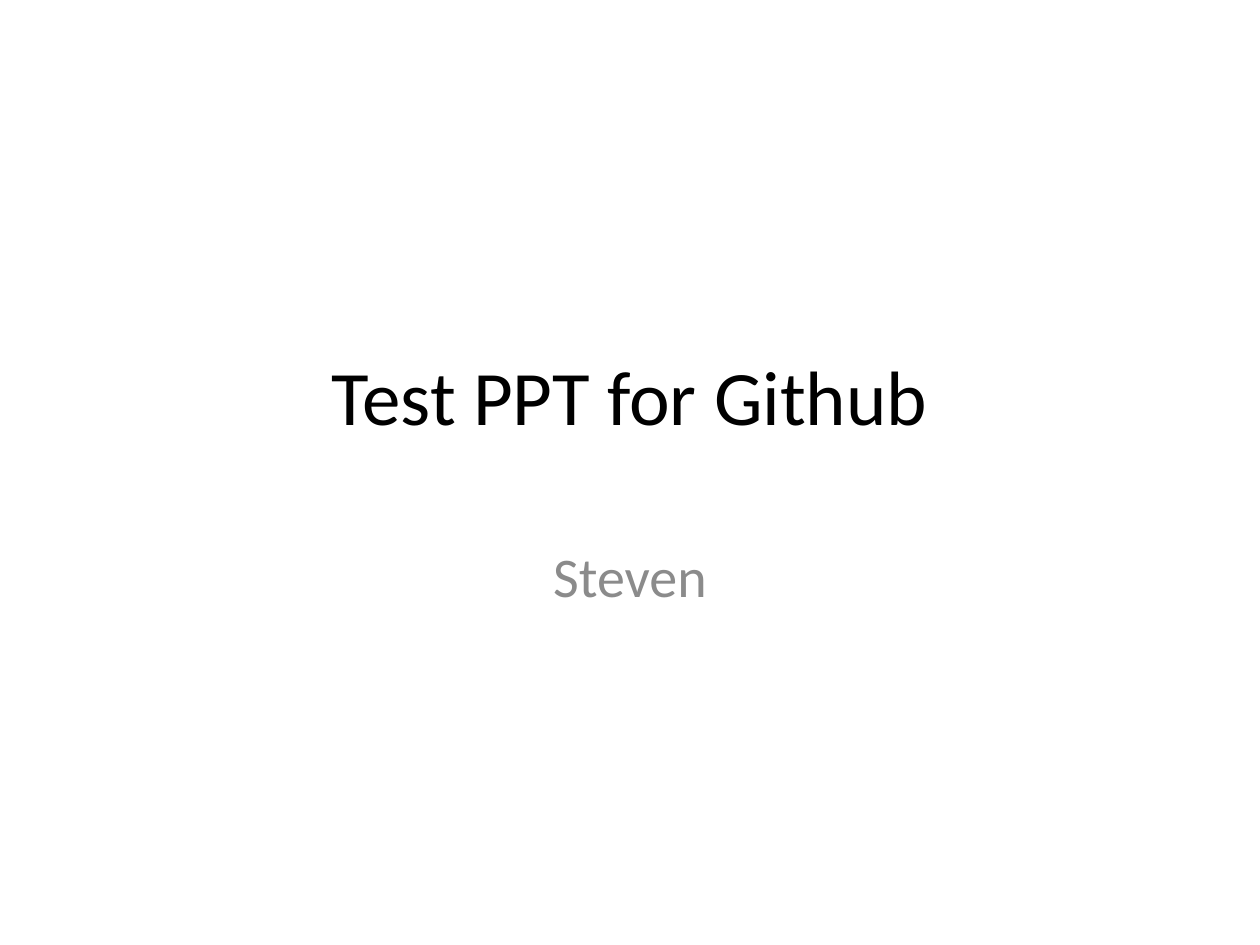
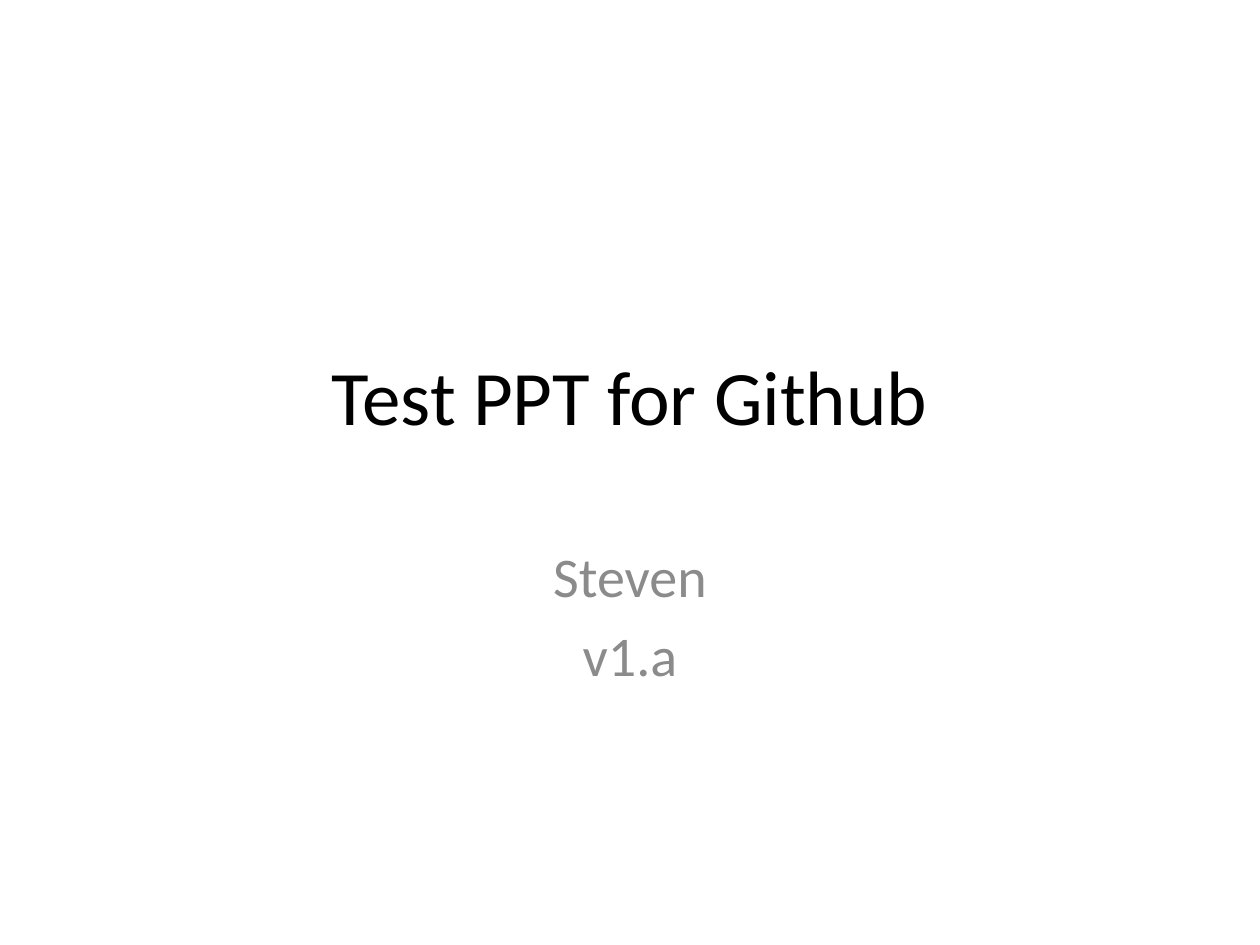
Before and after one commit to stevensfwang/My2ndProject, a slide deck: slide 1 of Test-PPT.pptx. Drawn at 1260x945 pixels with LibreOffice and Linux fonts; fonts in the diff are those of the drawing. Boxes give left, top, right and bottom in pixels: in the first picture for what was removed or moved away, otherwise in the second. Text is boxed around its words. In the diff, an @@ line names an element or a change of style, - is before the commit and + after.

```diff
--- a/Test-PPT.pptx
+++ b/Test-PPT.pptx
@@ subtitle at box(583, 640, 678, 677): paragraph added @@
+v1.a
```
Also in this commit, not shown: 1 slide added, 1 slide removed.
